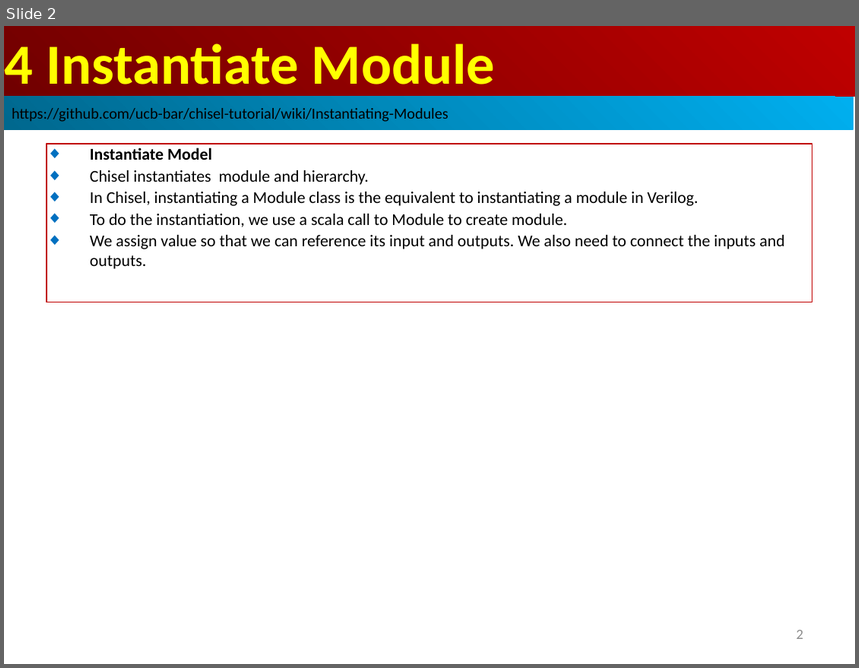
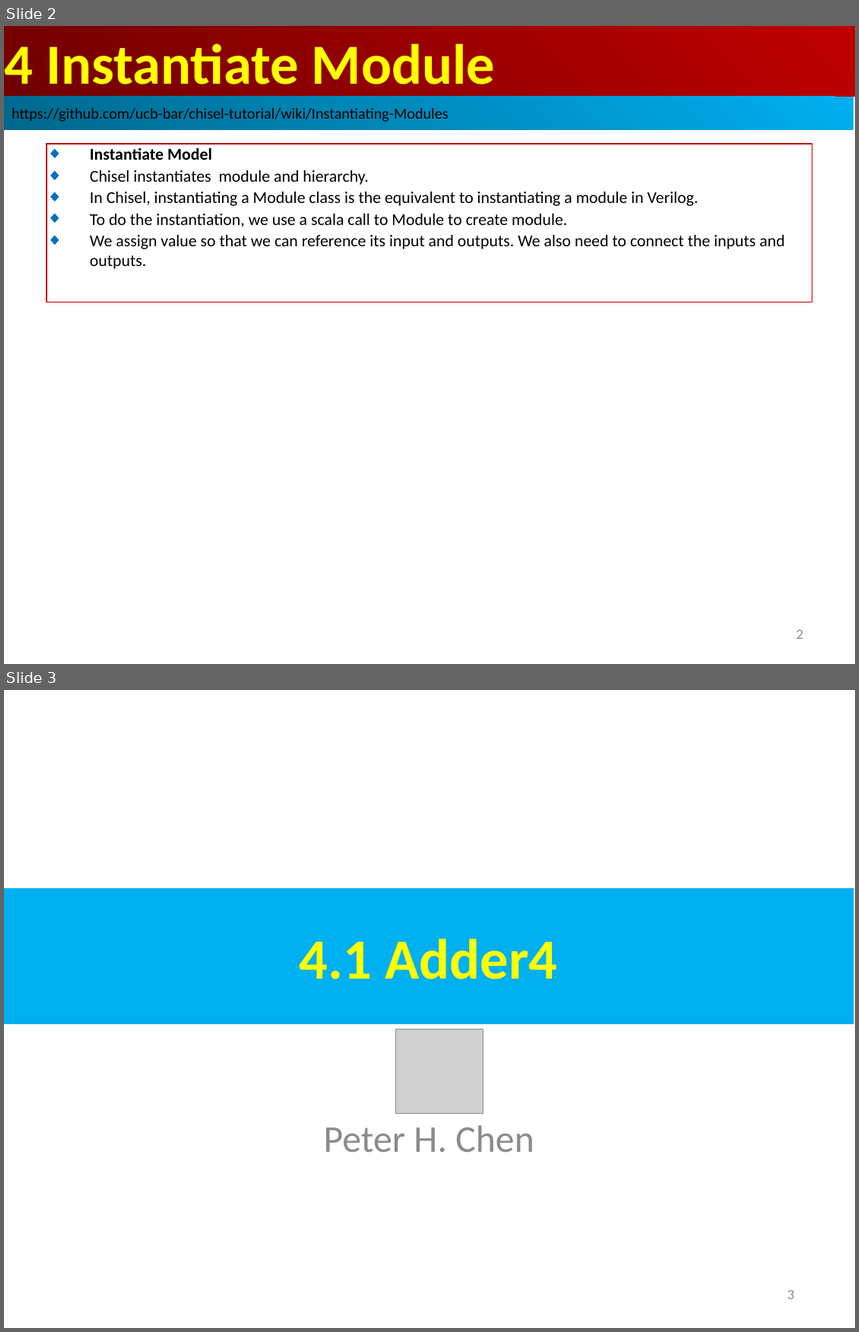
Before and after one commit to peterhchen/AIU_CS800_Chisel, a slide deck: 700_Dev_Guide/004_Module/000_Video/004_Module.ppt. Shown one above the other, each under a label of ours: slide 2 before the commit, slides 2 and 3 after it. The pictures are 859x668 and 859x1332 pixels, drawn with LibreOffice and Linux fonts; fonts in the diff are those of the drawing; grey boxes stand for pictures. Boxes give left, top, right and bottom in pixels: in the first picture for what was removed or moved away, otherwise in the second. Text is boxed around its words. In the diff, an @@ line names an element or a change of style, - is before the commit and + after.

```diff
--- a/700_Dev_Guide/004_Module/000_Video/004_Module.ppt
+++ b/700_Dev_Guide/004_Module/000_Video/004_Module.ppt
@@ slide 3 added at <box>4,690,855,1328</box>, background #FFFFFF @@
@@ rectangle added at <box>4,888,854,1024</box>, fill #00B0F0, 48 pt, text #FFFF00, bold @@
+4.1 Adder4
@@ picture added at <box>396,1030,484,1114</box> @@
@@ text added at <box>324,1125,534,1152</box>, 32 pt, text #8B8B8B @@
+Peter H. Chen
@@ page number added at <box>788,1290,794,1300</box>, 12 pt, text #8B8B8B @@
+3
```
Also in this commit, not shown: 10 slides changed, 13 other slides added.
